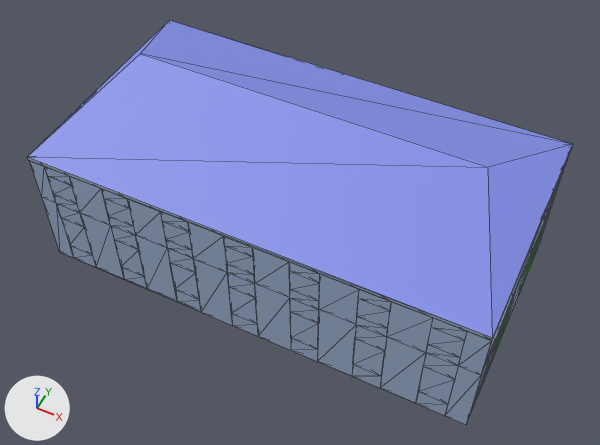
The glTF model src/assets/3d/solid/models/Maintenance_Workshop.glb: old version first, new version second.
Both versions are drawn from a camera (50 mm lens) standing at (12.3, -24.5, 27.6) and looking at (0.7, -1.3, -1.4). The lights are fixed; the arrows at lower left show +X, +Y and +Z. The picture after the commit comes second. Mesh edges are drawn as thin lines. Where no turn or scale is listed for an object, it has been applied to the vertices. Vertices at exactly the same position are counted once.

Names of what the first picture shows: 'Floor1', 'Roof'.
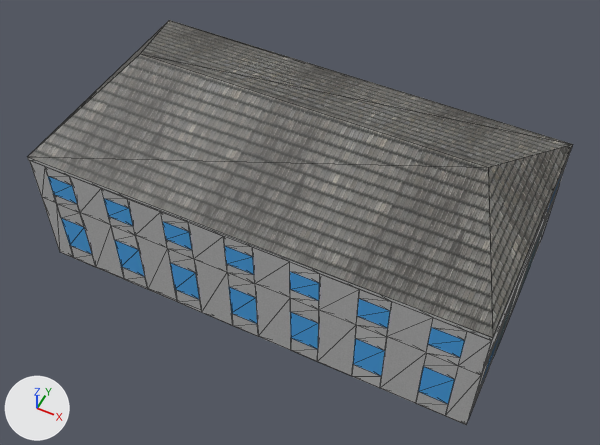
Changed parts and their boxes [x1, y1, x2, y2] in the pictures (600 x 445 px):
'Roof', surface changed (blue to grey)
    both: [28, 20, 573, 341]
'Floor1', reshaped
    before: [30, 150, 571, 425]
    after: [29, 150, 571, 425]
part 1 of me_mesh_032, recoloured
    both: [30, 150, 571, 425]
part 2 of me_mesh_032, recoloured
    both: [48, 176, 560, 404]
part 3 of me_mesh_032, recoloured
    both: [494, 231, 542, 355]

The change, as a list of edits to the scene's bpy script:
```text
Add img_window:
    img_window = load_image('window', '_unpacked/window', 512, 512, 'sRGB')
Add img_ground:
    img_ground = load_image('ground', '_unpacked/ground', 256, 384, 'sRGB')
Add img_gate:
    img_gate = load_image('gate', '_unpacked/gate', 1024, 1024, 'sRGB')
Add img_roof:
    img_roof = load_image('roof', '_unpacked/roof', 512, 512, 'sRGB')
Change mat_roof:
    remove mat_roof.base_color = (0.224, 0.271, 0.8)  # blue #828ee7
    add mat_roof.texture = img_roof
Add mat_window:
    mat_window = principled_material('window')
    mat_window.texture = img_window
    mat_window.roughness = 0.553
Add mat_ground:
    mat_ground = principled_material('ground')
    mat_ground.texture = img_ground
    mat_ground.roughness = 0.553
Add mat_gate:
    mat_gate = principled_material('gate')
    mat_gate.texture = img_gate
    mat_gate.roughness = 0.553
Change me_mesh_032:
    used by ob_floor1; location = (0.0, 0.0, 0.0)
    remove me_mesh_032.from_pydata(...)  # 620 vertices, 2042 faces; spans x -10.5..10.9, y -5.8..5.8, z -4.7..1.7
    add me_mesh_032.from_pydata(...)  # 620 vertices, 2054 faces; spans x -10.5..10.9, y -5.8..5.8, z -4.7..1.7
    me_mesh_032 part 1: 1482 faces spanning x -10.5..10.9, y -5.8..5.8, z -4.7..1.7 switch from mat_wall (blue #afc2e3) to mat_ground (picture img_ground)
    me_mesh_032 part 2: 432 faces spanning x -10.5..10.9, y -5.8..5.8, z -3.7..1.1 switch from mat_wall (blue #afc2e3) to mat_window (picture img_window)
    me_mesh_032 part 3: 10 faces spanning x 10.7..10.9, y -2.1..3.9, z -4.7..-1.7 switch from mat_door (green #00ff00) to mat_gate (picture img_gate)
    edits to the shape of me_mesh_032 do not show in these pictures
```
